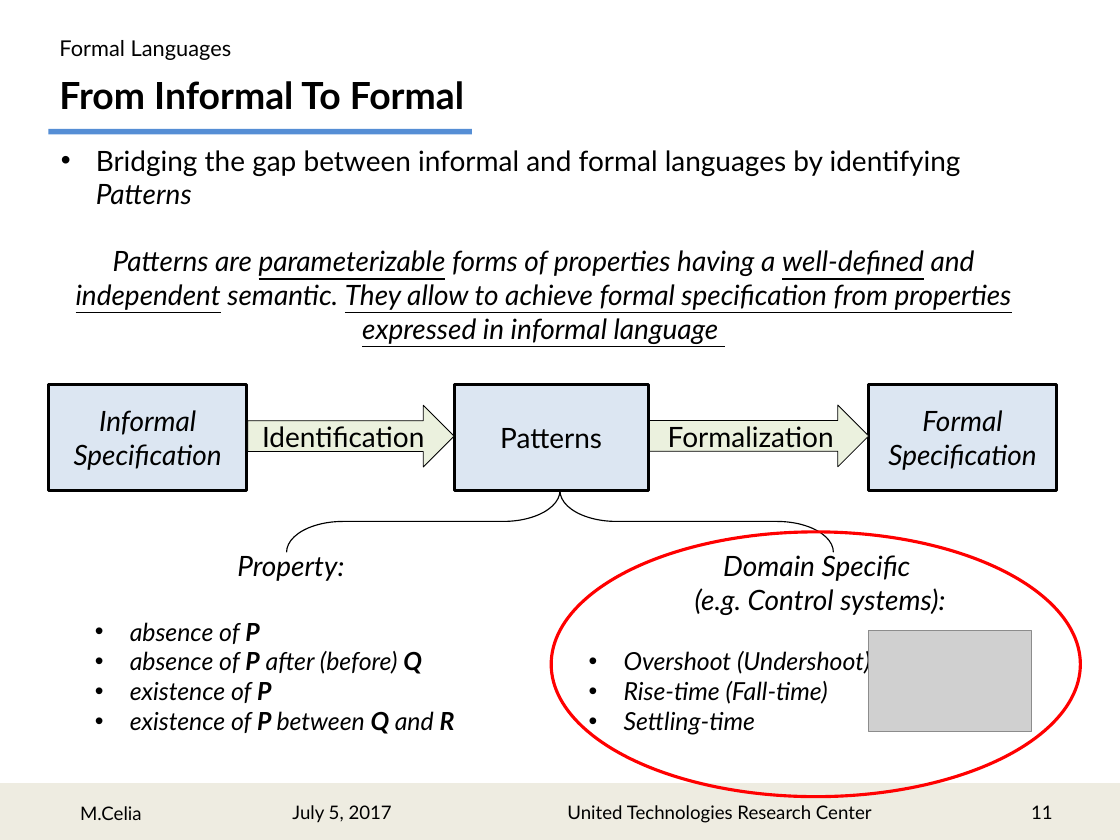
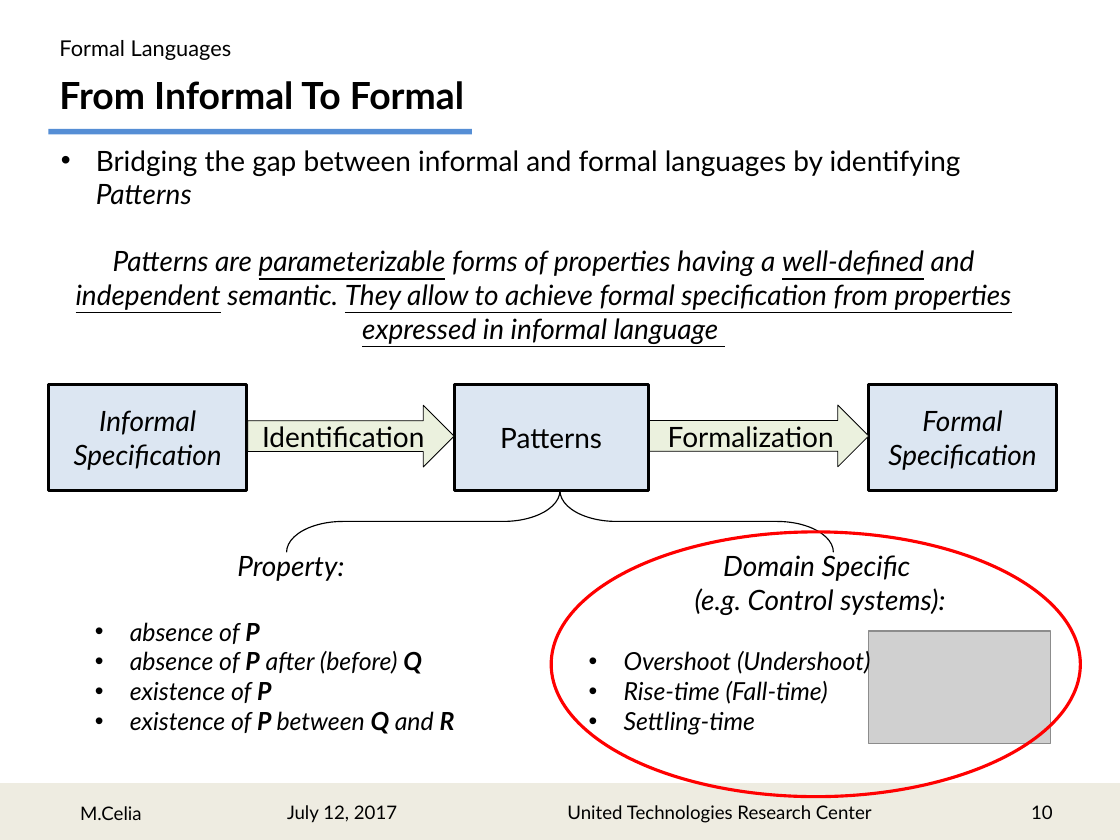
Before and after one commit to marcocelia/Master-Thesis, a slide deck: slide 10 of Presentation/RMpresentation_r1.pptx (slide 11 before the commit). Drawn at 1120x840 pixels with LibreOffice and Linux fonts; fonts in the diff are those of the drawing; grey boxes stand for pictures. Boxes give left, top, right and bottom in pixels: in the first picture for what was removed or moved away, otherwise in the second. Text is boxed around its words. In the diff, an @@ line names an element or a change of style, - is before the commit and + after.

```diff
--- a/Presentation/RMpresentation_r1.pptx
+++ b/Presentation/RMpresentation_r1.pptx
@@ picture: place and size @@
-picture at (869,631,1032,731)
+picture at (869,631,1051,743)
@@ text at (287,805,397,823): text changed @@
-July 5, 2017
+July 12, 2017
@@ page number at (1031,805,1053,819): text changed @@
-11
+10
```
Also in this commit, not shown: 27 other slides changed, 1 slide added, 1 slide removed, 12 other files.
